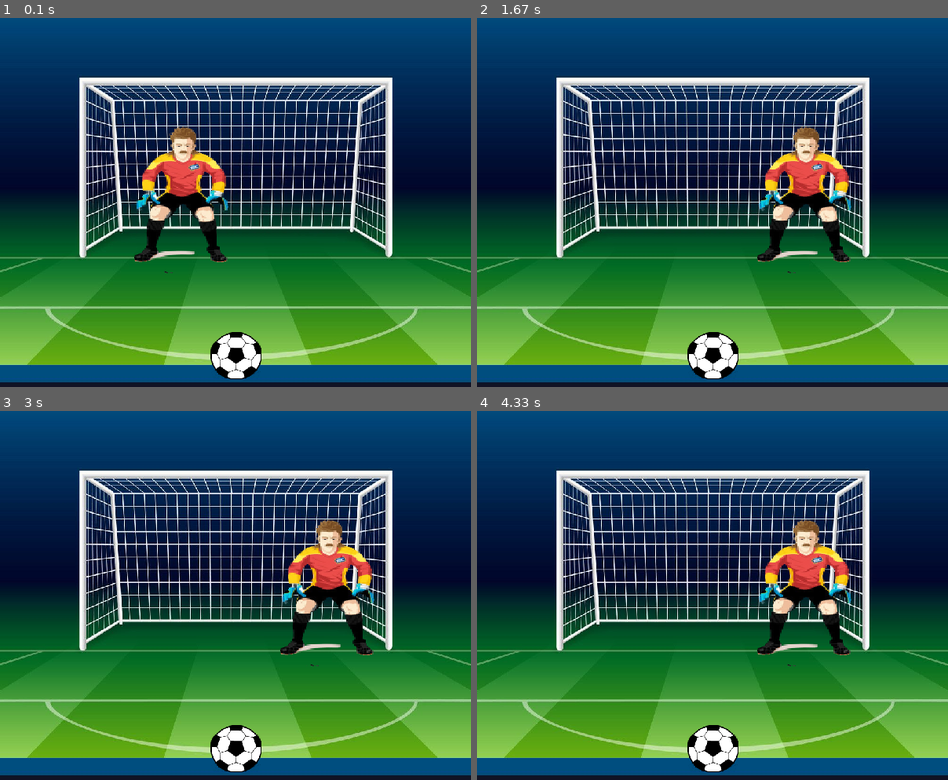
Above: before the commit, frames 1-4 (two rows, left to right).
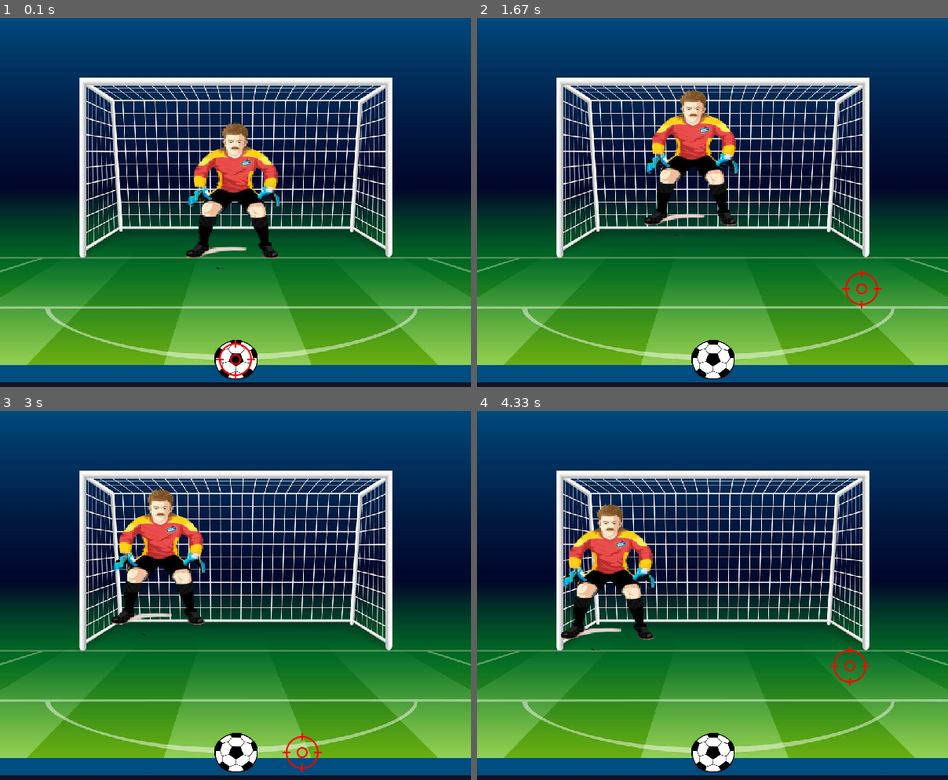
Above: after the commit, the same moments.

Repository: guijakutis/Projeto-pygame
Game: pygame game, started from jogo_de_penalti.py
Two runs of this game, one before a commit and one after it. Both use one fixed random seed, a clock stepped at 60 frames per second and the inputs below.
Inputs:
- Up to frame 1 (0.1 s): no input
- Up to frame 2 (1.67 s): tap Space at 0.33, 0.73, 1.03, 1.23, 1.57 s; hold Right 0.67-1.13 s; hold Up 1.17-1.47 s; hold Right from 1.5 s (still down)
- Up to frame 3 (3 s): tap Space at 1.87, 2.07, 2.37, 2.63, 2.97 s; release Right at 1.97 s; hold Left 2-2.53 s; hold Down 2.57-2.87 s; hold Left from 2.9 s (still down)
- Up to frame 4 (4.33 s): tap Space at 3.27, 3.4, 3.8, 4.1 s; release Left at 3.3 s; hold Up 3.33-3.7 s; hold Right from 3.73 s (still down)

The runs differ from the first frame. In frame 1, 6.8% of the frame differs, in the area x 28-60%, y 28-98%; in frame 2, 7.8%; in frame 3, 7.8%; in frame 4, 7.8%, in the area x 17-84%, y 25-98%.

Commit message:
Jogo encaminhado

Diff:
--- a/jogo_de_penalti.py
+++ b/jogo_de_penalti.py
@@ -1,7 +1,9 @@
 # ===== Inicialização =====
 # ----- Importa e inicia pacotes
 import pygame
+from pygame import *
 import random
+import math
 
 pygame.init()
 
@@ -15,22 +17,45 @@
 background = pygame.image.load('assets/gol.jpg').convert()
 background = pygame.transform.scale(background, (600, 550))
 ball_img = pygame.image.load('assets/soccerball.png').convert_alpha()
-ball_img = pygame.transform.scale(ball_img, (65, 60))
+ball_img = pygame.transform.scale(ball_img, (55, 50))
+aim_img = pygame.image.load('assets/aim.png').convert_alpha()
+aim_img = pygame.transform.scale(aim_img, (50, 50))
 gk_img = pygame.image.load('assets/gkparado.png').convert_alpha()
 gk_img = pygame.transform.scale(gk_img, (200, 200))
+gkaltodir_img = pygame.image.load('assets/gkaltodir.png').convert_alpha()
+gkaltodir_img = pygame.transform.scale(gkaltodir_img, (200, 200))
+gkaltoesq_img = pygame.image.load('assets/gkaltoesq.png').convert_alpha()
+gkaltoesq_img = pygame.transform.scale(gkaltoesq_img, (200, 200))
+gkbaixodir_img = pygame.image.load('assets/gkbaixodir.png').convert_alpha()
+gkbaixodir_img = pygame.transform.scale(gkbaixodir_img, (200, 200))
+gkbaixoesq_img = pygame.image.load('assets/gkbaixoesq.png').convert_alpha()
+gkbaixoesq_img = pygame.transform.scale(gkbaixoesq_img, (200, 200))
+gkaltomeio_img = pygame.image.load('assets/gkaltomeio.png').convert_alpha()
+gkaltomeio_img = pygame.transform.scale(gkaltomeio_img, (200, 200))
+gkbaixomeio_img = pygame.image.load('assets/gkbaixomeio.png').convert_alpha()
+gkbaixomeio_img = pygame.transform.scale(gkbaixomeio_img, (200, 200))
+
 
 # ----- Inicia estruturas de dados
 game = True
 
-gk_x = 200
-gk_speedx = random.randint(-8, 8) ### ESOLHER VELOCIDADE
+gk_x = 280
 gk_y = 255
+gk_speedx = 0
 gk_speedy = 0
+aim_x = 255
+aim_y = 255
+aim_speedx = 0
+aim_speedy = 0
+ball_x = 255
+ball_y = 255
+ball_speedx = 0
+ball_speedy = 0
 
 clock = pygame.time.Clock()
 FPS = 30
 
-class Ball(pygame.sprite.Sprite):
+class Aim(pygame.sprite.Sprite):
     def __init__(self, img):
         # Construtor da classe mãe (Sprite).
         pygame.sprite.Sprite.__init__(self)
@@ -40,15 +65,23 @@
         self.rect.centerx = WIDTH / 2
         self.rect.bottom = HEIGHT - 10
         self.speedx = 0
+        self.speedy = 0
 
     def update(self):
         # Atualização da posição da bola
         self.rect.x += self.speedx
+        self.rect.y += self.speedy
 
         # Mantem dentro da tela
-        if self.rect.left > WIDTH or self.rect.right < 0:
-            self.rect.centerx = WIDTH / 2
-            self.rect.bottom = HEIGHT - 10
+        if self.rect.right > WIDTH:
+            self.rect.right = WIDTH
+        if self.rect.left < 0:
+            self.rect.left = 0
+        if self.rect.bottom > HEIGHT:
+            self.rect.bottom = HEIGHT
+        if self.rect.top < 0:
+            self.rect.top = 0
+
 
 class Gk(pygame.sprite.Sprite):
     def __init__(self, img):
@@ -60,23 +93,58 @@
         self.rect.centerx = gk_x
         self.rect.centery = gk_y
         self.speedx = gk_speedx
+        self.speedy = gk_speedy
 
     def update(self):
         # Atualização da posição do goleiro
         self.rect.x += self.speedx
+        self.rect.y += self.speedy
 
         # Mantem dentro dO gol
-        if self.rect.right > WIDTH - 100:
-            self.rect.right = WIDTH - 100
+        if self.rect.right > WIDTH - 86:
+            self.rect.right = WIDTH - 86
         if self.rect.left < 50:
             self.rect.left = 50
+        if self.rect.top < 102:
+            self.rect.top = 102
+        if self.rect.bottom > 350:
+            self.rect.bottom = 350
+
+class Ball(pygame.sprite.Sprite):
+    def __init__(self, img):
+        # Construtor da classe mãe (Sprite).
+        pygame.sprite.Sprite.__init__(self)
+
+        self.image = img
+        self.rect = self.image.get_rect()
+        self.rect.centerx = WIDTH / 2
+        self.rect.bottom = HEIGHT - 10
+        self.speedx = ball_speedx
+        self.speedy = ball_speedy
+
+    def update(self):
+        # Atualização da posição da bola
+        self.rect.x += self.speedx
+        self.rect.y += self.speedy
+
+        # Mantem dentro da tela
+        if self.rect.right > WIDTH:
+            self.rect.right = WIDTH
+        if self.rect.left < 0:
+            self.rect.left = 0
+        if self.rect.bottom > HEIGHT:
+            self.rect.bottom = HEIGHT
+        if self.rect.top < 0:
+            self.rect.top = 0
 
 all_sprites = pygame.sprite.Group()
 
+gk = Gk(gk_img)
+all_sprites.add(gk)
 ball = Ball(ball_img)
 all_sprites.add(ball)
-gk = Gk(gk_img)
-all_sprites.add(gk)
+aim = Aim(aim_img)
+all_sprites.add(aim)
 
 # ===== Loop principal =====
 while game:
@@ -87,9 +155,37 @@
         if event.type == pygame.QUIT:
             game = False
 
+        if event.type == pygame.KEYDOWN:
+            # Dependendo da tecla, altera a velocidade.
+            if event.key == pygame.K_UP:
+                aim.speedy -= 10
+            if event.key == pygame.K_DOWN:
+                aim.speedy += 10
+            if event.key == pygame.K_LEFT:
+                aim.speedx -= 10
+            if event.key == pygame.K_RIGHT:
+                aim.speedx += 10
+            if event.key == pygame.K_SPACE:
+                ball.speedx = aim_x - 255
+                ball.speedy = aim_y - 255
+                gk.speedx = random.randint(-7, 7)
+                gk.speedy = random.randint(-4, 4)
+
+        # Verifica se soltou alguma tecla.
+        if event.type == pygame.KEYUP:
+            # Dependendo da tecla, altera a velocidade.
+            if event.key == pygame.K_UP:
+                aim.speedy += 10
+            if event.key == pygame.K_DOWN:
+                aim.speedy -= 10
+            if event.key == pygame.K_LEFT:
+                aim.speedx += 10
+            if event.key == pygame.K_RIGHT:
+                aim.speedx -= 10
+
     # ----- Atualiza
     all_sprites.update()
-    gk_x += gk_speedx
+
     # ----- Gera saídas
     window.fill((0, 0, 0))  # Preenche com a cor branca
     window.blit(background, (0, 0))
Binary file added: assets/aim.png
